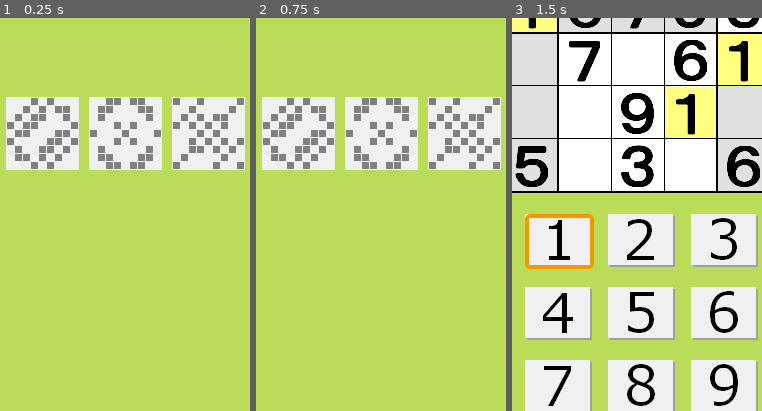
Above: before the commit, frames 1-3 (left to right).
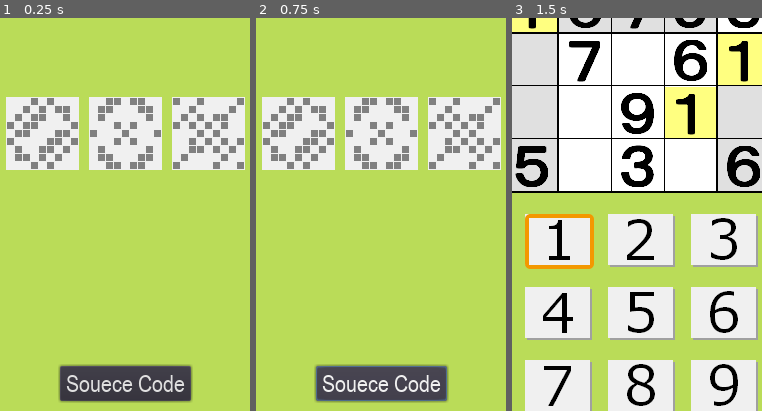
Above: after the commit, the same moments.

Repository: vivisuke/GodotSudoku
Game: Godot game, scene res://LevelScene.tscn
Two runs of this game, one before a commit and one after it. Both use one fixed random seed, a clock stepped at 60 frames per second and the inputs below.
Inputs (mouse positions are % of the whole screen's width and height, from its top left):
- Up to frame 1 (0.25 s): no input
- Up to frame 2 (0.75 s): click (50, 95) at 0.5 s, where only the run after the commit has a clickable "Souece Code"
- Up to frame 3 (1.5 s): click (17, 63) at 1.25 s
The pictures show only the part of the screen within x 25-75%, y 49-99%; the shares and areas given below are measured in that part.

The runs differ from the first frame. In frame 1, 5.3% of the frame differs, in the area x 23-78%, y 88-98%; in frame 2, 5.3%; in frame 3, nothing differs.

Commit message:
0045 ◎ C 03/27 03/28 0.001│ToDo│レベル画面：github へのリンクボタン設置

Diff:
--- a/GodotSudoku/LevelScene.gd
+++ b/GodotSudoku/LevelScene.gd
@@ -34,3 +34,7 @@
 	to_main(4)
 func _on_questButton5_pressed():
 	to_main(5)
+
+
+func _on_SourceCodeButton_pressed():
+	OS.shell_open("https://github.com/vivisuke/GodotSudoku")
--- a/GodotSudoku/LevelScene.tscn
+++ b/GodotSudoku/LevelScene.tscn
@@ -9,6 +9,10 @@
 font_data = ExtResource( 1 )
 
 [sub_resource type="DynamicFont" id=2]
+size = 24
+font_data = ExtResource( 1 )
+
+[sub_resource type="DynamicFont" id=3]
 size = 24
 font_data = ExtResource( 1 )
 
@@ -94,8 +98,28 @@
 [node name="questButton5" parent="CenterContainer2/HBoxContainer1" instance=ExtResource( 2 )]
 margin_left = 332.0
 margin_right = 405.0
+
+[node name="CenterContainer4" type="CenterContainer" parent="."]
+margin_top = 700.0
+margin_right = 500.0
+margin_bottom = 800.0
+__meta__ = {
+"_edit_use_anchors_": false
+}
+
+[node name="SourceCodeButton" type="Button" parent="CenterContainer4"]
+margin_left = 184.0
+margin_top = 32.0
+margin_right = 315.0
+margin_bottom = 67.0
+custom_fonts/font = SubResource( 3 )
+text = "Souece Code"
+__meta__ = {
+"_edit_use_anchors_": false
+}
 [connection signal="pressed" from="CenterContainer2/HBoxContainer1/questButton1" to="." method="_on_questButton1_pressed"]
 [connection signal="pressed" from="CenterContainer2/HBoxContainer1/questButton2" to="." method="_on_questButton2_pressed"]
 [connection signal="pressed" from="CenterContainer2/HBoxContainer1/questButton3" to="." method="_on_questButton3_pressed"]
 [connection signal="pressed" from="CenterContainer2/HBoxContainer1/questButton4" to="." method="_on_questButton4_pressed"]
 [connection signal="pressed" from="CenterContainer2/HBoxContainer1/questButton5" to="." method="_on_questButton5_pressed"]
+[connection signal="pressed" from="CenterContainer4/SourceCodeButton" to="." method="_on_SourceCodeButton_pressed"]
Not shown: 1 places in GodotSudoku/LevelScene.tscn that only renumber resources
Not shown, changed: GodotSudoku.spr
